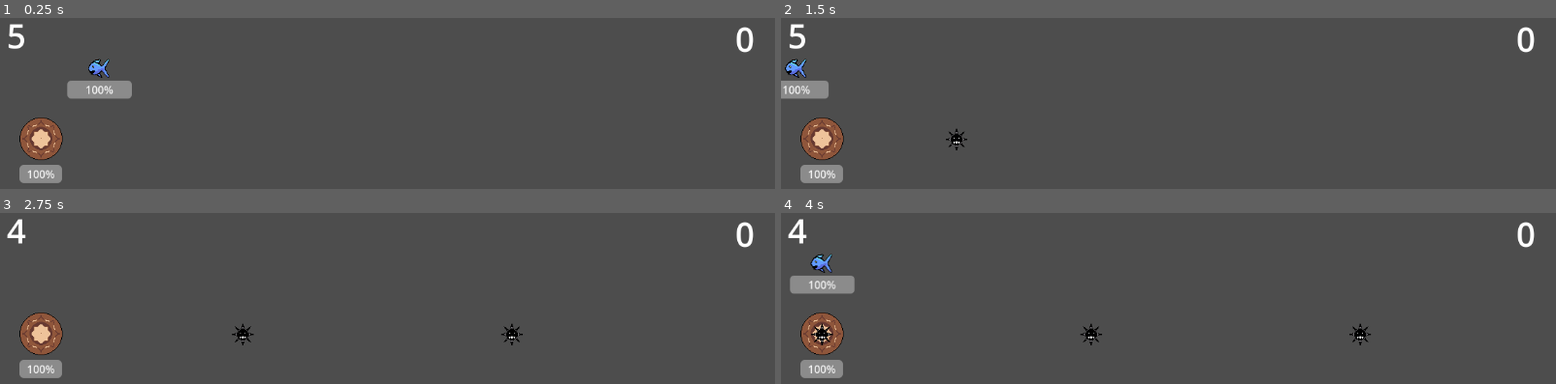
Above: before the commit, frames 1-4 (two rows, left to right).
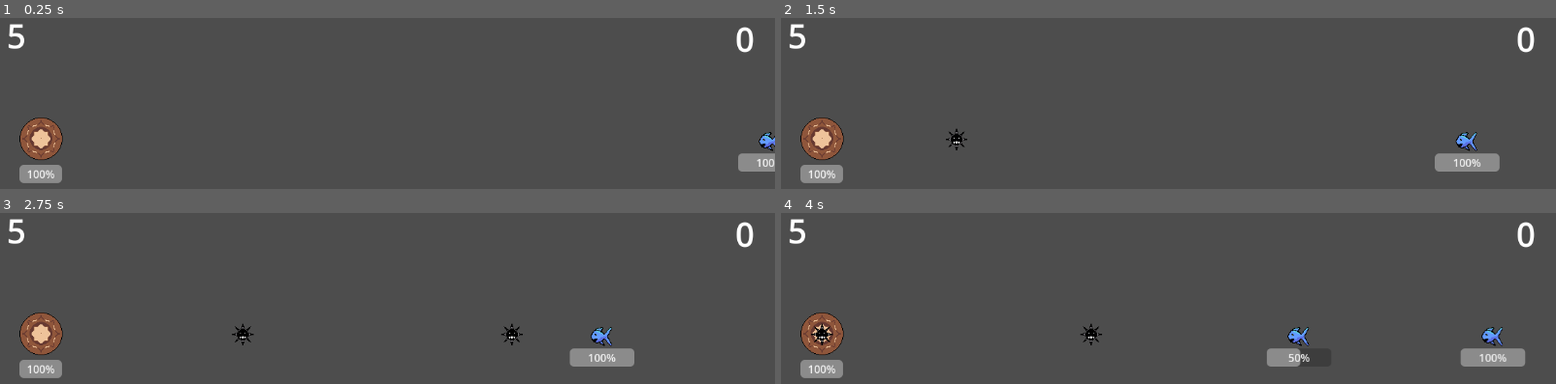
Above: after the commit, the same moments.

Repository: macmist/godot-game
Game: Godot game, scene res://Assets/Scenes/main.tscn
Two runs of this game, one before a commit and one after it. Both use one fixed random seed, a clock stepped at 60 frames per second and the inputs below.
Inputs:
- Up to frame 1 (0.25 s): no input
- Up to frame 2 (1.5 s): no input
- Up to frame 3 (2.75 s): no input
- Up to frame 4 (4 s): no input

The runs differ from the first frame. In frame 1, 1.7% of the frame differs, in the area x 8-100%, y 23-90%; in frame 2, 1.9%; in frame 3, 1.3%; in frame 4, 3.2%, in the area x 0-96%, y 3-90%.

Commit message:
chore: README

Diff:
--- a/Assets/Scenes/main.tscn
+++ b/Assets/Scenes/main.tscn
@@ -19,7 +19,7 @@
 parent_for_projectiles = NodePath("..")
 
 [node name="Spawner" type="Marker2D" parent="." groups=["destroy_on_game_over"]]
-position = Vector2(172, 86)
+position = Vector2(1169, 195)
 script = ExtResource("3_d1gso")
 items = Array[PackedScene]([ExtResource("4_motp3"), ExtResource("1_msv38")])
 
Not shown, added: README.md
